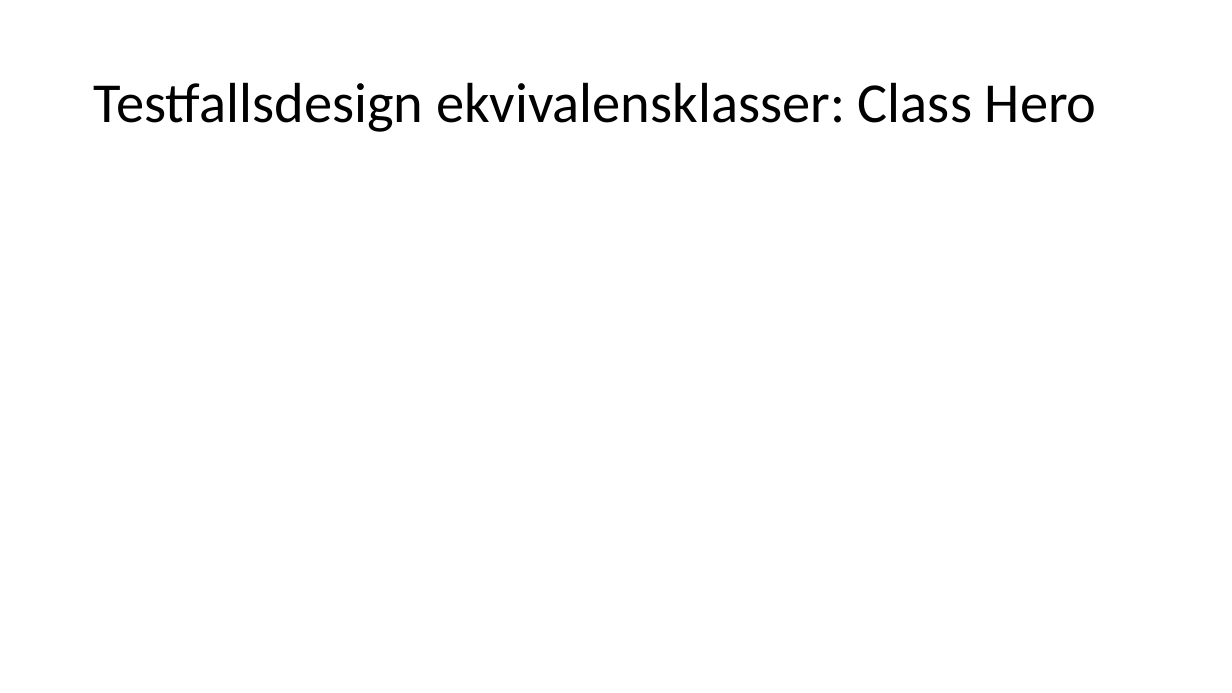
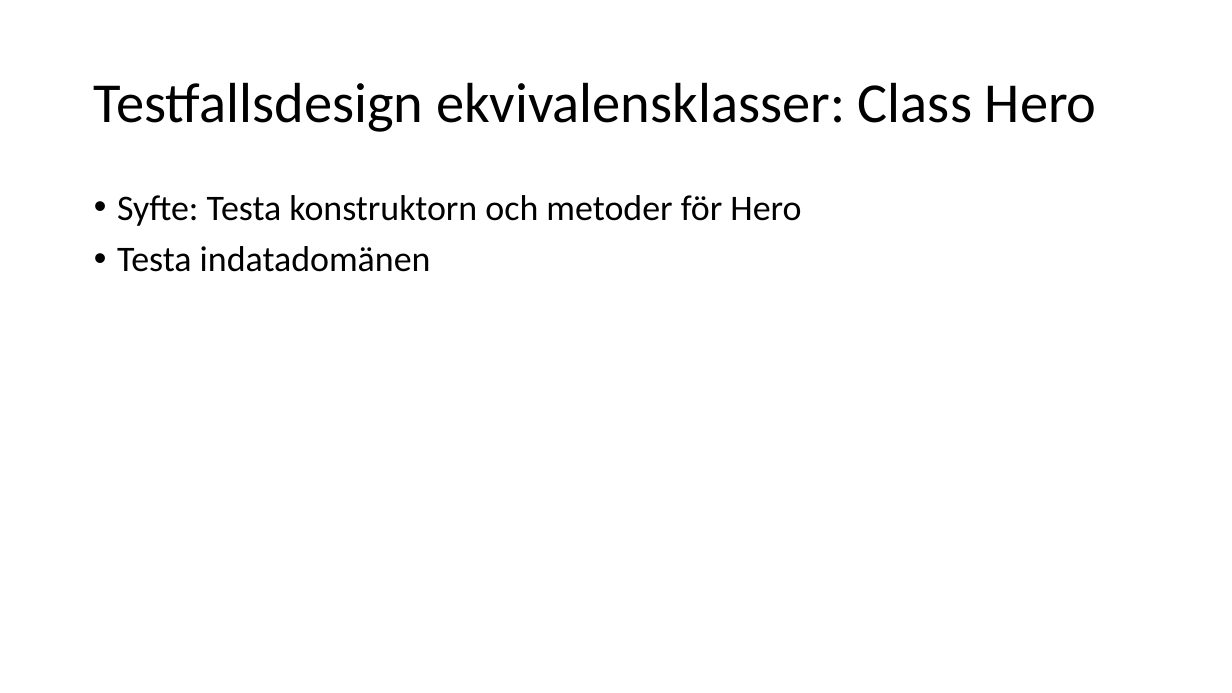
Before and after one commit to hampusidstam/InteGame, a slide deck: slide 17 of docs/Slutredovisning_grp5_v8.pptx. Drawn at 1232x693 pixels with LibreOffice and Linux fonts; fonts in the diff are those of the drawing. Boxes give left, top, right and bottom in pixels: in the first picture for what was removed or moved away, otherwise in the second. Text is boxed around its words. In the diff, an @@ line names an element or a change of style, - is before the commit and + after.

```diff
--- a/docs/Slutredovisning_grp5_v8.pptx
+++ b/docs/Slutredovisning_grp5_v8.pptx
@@ text added at bbox=[117, 195, 801, 272], 28 pt, text #000000 @@
+• Syfte: Testa konstruktorn och metoder för Hero
+• Testa indatadomänen
```
Also in this commit, not shown: 8 other slides changed, 1 slide added.
